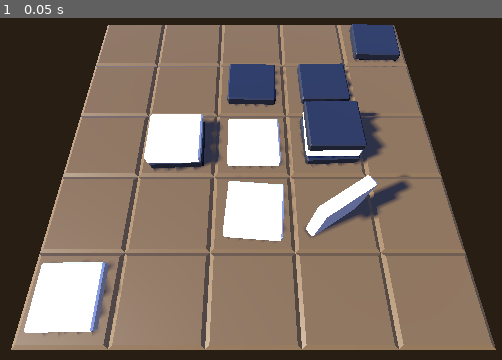
Above: before the commit, frame 1.
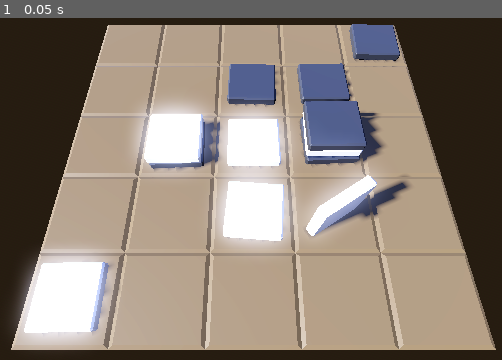
Above: after the commit, the same moment.

Repository: exoticorn/Kati
Game: Godot game, scene res://Scenes/preview.tscn
The game is run twice, just before and just after one commit, with the same random seed, the same clock (stepped at 60 frames per second) and the same inputs.
Inputs:
- Up to frame 1 (0.05 s): no input

The runs differ from the first frame. In frame 1, 65% of the frame differs, in the area x 2-99%, y 1-98%.

Commit message:
switch on sdfgi and move binary assets to lfs

Diff:
--- a/Scenes/preview.tscn
+++ b/Scenes/preview.tscn
@@ -16,6 +16,12 @@
 tonemap_mode = 3
 ssao_enabled = true
 ssil_enabled = true
+sdfgi_enabled = true
+sdfgi_min_cell_size = 0.1
+sdfgi_y_scale = 0
+glow_enabled = true
+glow_hdr_threshold = 0.5
+glow_hdr_scale = 1.5
 
 [node name="Preview" type="Node3D"]
 
Not shown, changed: .gitattributes
